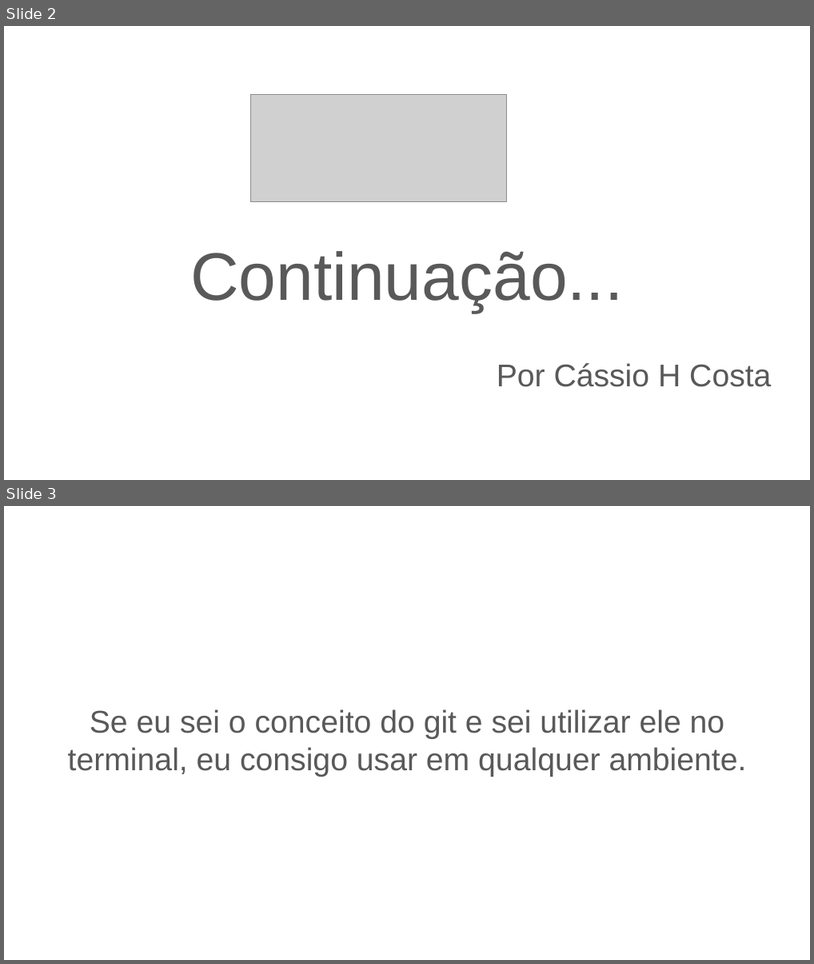
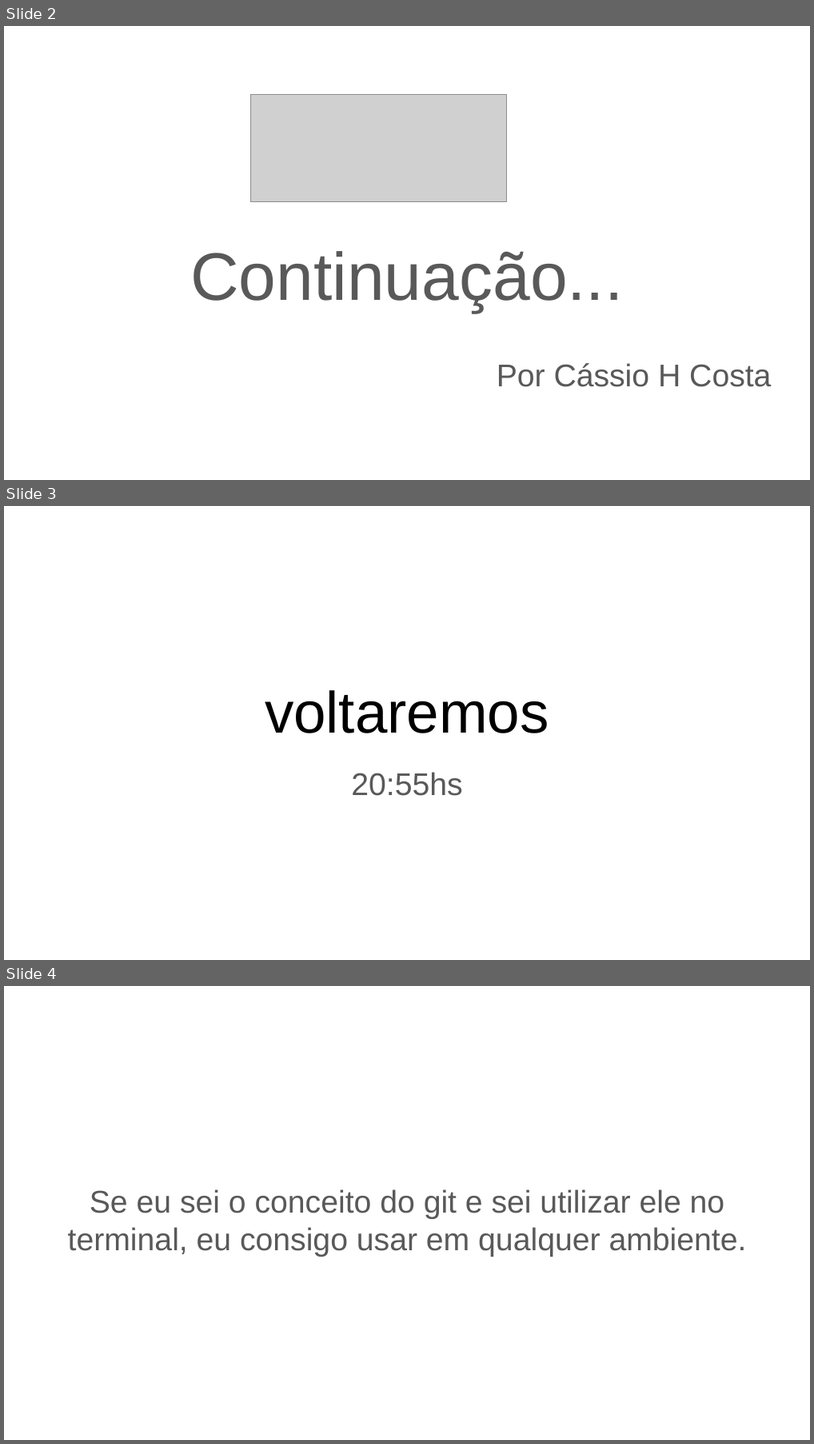
Before and after one commit to luanlipperthoffmann/ULBRA, a slide deck: A.D.S/2020-01/IAC/Aula05_Git pull merge branch.pptx. Shown one above the other, each under a label of ours: slides 2 and 3 before the commit, slides 2, 3 and 4 after it. The pictures are 814x964 and 814x1444 pixels, drawn with LibreOffice and Linux fonts; fonts in the diff are those of the drawing; grey boxes stand for pictures. Boxes give left, top, right and bottom in pixels: in the first picture for what was removed or moved away, otherwise in the second. Text is boxed around its words. In the diff, an @@ line names an element or a change of style, - is before the commit and + after.

```diff
--- a/A.D.S/2020-01/IAC/Aula05_Git pull merge branch.pptx
+++ b/A.D.S/2020-01/IAC/Aula05_Git pull merge branch.pptx
@@ slide 3 added at <box>4,506,810,960</box>, background #FFFFFF @@
@@ title added at <box>265,690,549,733</box>, 52 pt, text #000000 @@
+voltaremos
@@ subtitle added at <box>351,772,462,796</box>, 28 pt, text #595959 @@
+20:55hs
@@ what was slide 3 is now slide 4 @@
```
Also in this commit, not shown: 2 slides changed.
